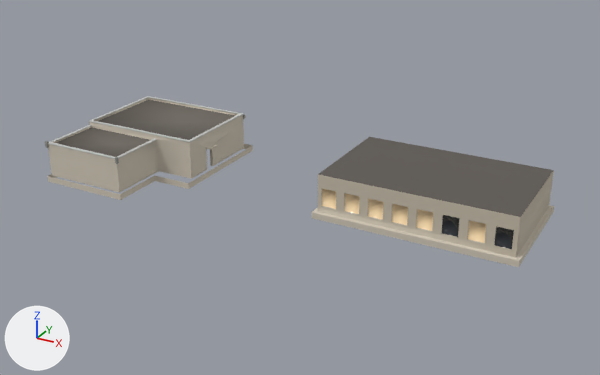
The Blender file web/src/assets/art/production/blender/saro_house.blend as it was, and as the next commit left it.
One viewpoint serves both versions: a 50 mm lens placed at (51.9, -65.6, 32.0), pointed at (17.4, -2.9, 0.6). Lighting does not change. The marker at lower left points along +X, +Y and +Z. The older version comes first.

The first picture shows 'glass_dark', 'glass_lit', 'house', 'wing'.
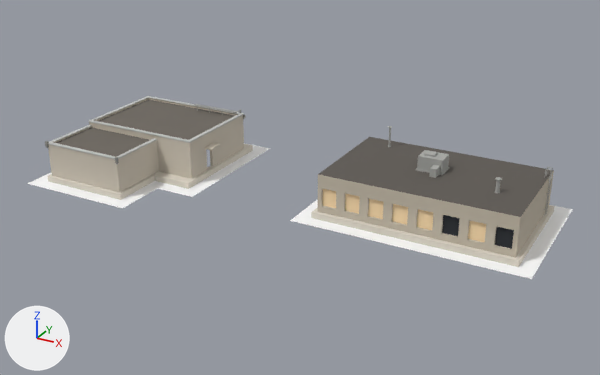
Pixel boxes (x1, y1, x2, y2) of what changed, in the pictures (600 x 375 px; the box of a moved part takes in the faces that stretch with it):
'house', reshaped (144% wider, 14% taller): before (45, 96, 253, 200); after (45, 96, 553, 215)
'skirt', added: after (27, 143, 573, 279)
'glass_lit', reshaped: before (322, 188, 486, 243); after (323, 189, 486, 242)
part 1 of me_house, built on: before (50, 97, 244, 178); after (48, 97, 253, 200)
part 2 of me_house, added: after (388, 126, 553, 215)
part 3 of me_glass_lit, moved or reshaped: before (322, 188, 433, 231); after (323, 189, 433, 230)
part 4 of me_glass_lit, moved or reshaped: before (468, 221, 486, 243); after (468, 221, 486, 242)

The change, as a diff of the scene's bpy script:
```diff
--- a/web/src/assets/art/production/blender/saro_house.blend.py
+++ b/web/src/assets/art/production/blender/saro_house.blend.py
@@ mat_skirt @@
+mat_skirt = bpy.data.materials.new('skirt')
+mat_skirt.use_nodes = True; mat_skirt.node_tree.nodes.clear()
+_N = mat_skirt.node_tree.nodes; _L = mat_skirt.node_tree.links
+n0 = _N.new('ShaderNodeBsdfPrincipled'); n0.name = 'Principled BSDF'
+n0.inputs[2].default_value = 1.0  # 'Roughness'
+n1 = _N.new('ShaderNodeOutputMaterial'); n1.name = 'Material Output'
+n2 = _N.new('ShaderNodeVertexColor'); n2.name = 'Color Attribute'
+n2.layer_name = 'Col'
+_L.new(n0.outputs[0], n1.inputs[0])  # 'BSDF' to 'Surface'
+_L.new(n2.outputs[0], n0.inputs[0])  # 'Color' to 'Base Color'
@@ me_house @@
 # used by ob_house; location = (0.0, 0.0, 0.0)
-me_house.from_pydata(...)  # 707 vertices, 609 faces; spans x -6.7..6.9, y -11.1..5.9, z -0.6..3.9
+me_house.from_pydata(...)  # 2359 vertices, 4624 faces; spans x -6.7..38.8, y -11.1..5.9, z -0.6..5.6
+# me_house part 1: 1 vertex moved within x 5.5, y 4.8, z 0.9; 130 vertices removed from x -6.3..6.9, y -10.8..4.8, z 2.3..3.9; 846 vertices added at x -6.7..7.2, y -11.1..5.9, z -0.6..4.3
+# me_house part 2: 936 vertices added at x 23.2..38.8, y -2.0..4.1, z 0.0..5.6
 me_house.materials.append(mat_house)
@@ me_glass_lit @@
 # used by ob_glass_lit; location = (0.0, 0.0, 0.0)
-me_glass_lit.from_pydata(...)  # 36 vertices, 9 faces; spans x 21.0..38.2, y -5.4..5.4, z 0.6..2.3
+me_glass_lit.from_pydata(...)  # 42 vertices, 24 faces; spans x 21.0..38.2, y -5.3..5.3, z 0.6..2.3
+# me_glass_lit part 3: 20 vertices removed from x 21.0..31.5, y -5.4, z 0.6..2.3; 23 vertices added at x 21.0..31.5, y -5.3, z 0.6..2.3
+# me_glass_lit part 4: 4 vertices removed from x 34.5..36.0, y -5.4, z 0.6..2.3; 5 vertices added at x 34.5..36.0, y -5.3, z 0.6..2.3
+# me_glass_lit part 5: the surface is now shaded flat
+# other edits to the shape of me_glass_lit do not show in these pictures
 me_glass_lit.materials.append(mat_glass_lit)
@@ me_skirt @@
+me_skirt.from_pydata(...)  # 56 vertices, 59 faces; spans x -8.1..40.4, y -12.5..7.3, z -0.6
+me_skirt.materials.append(mat_skirt)
@@ ob_skirt @@
+ob_skirt = bpy.data.objects.new('skirt', me_skirt)
+ob_skirt.location = (0.0, 0.0, 0.0)
```
